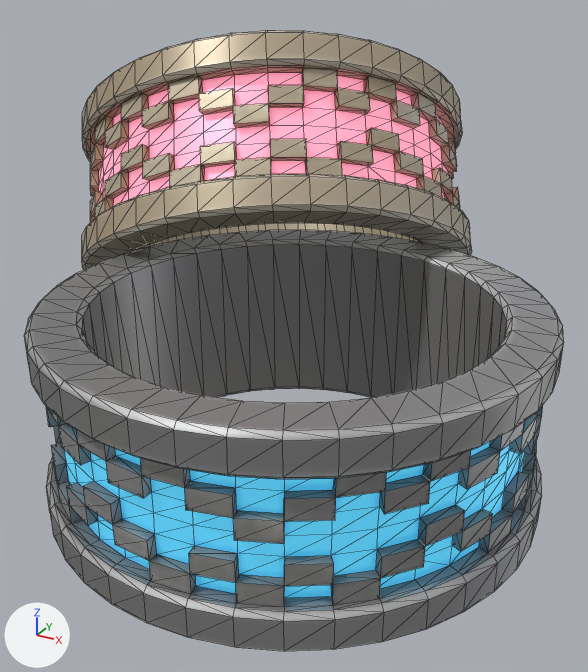
An edit to the glTF model assets/rings.glb, drawn before and after from the same camera.
Both versions are drawn from a 50 mm lens placed at (35.4, -64.4, 48.6), pointed at (-6.3, 11.5, 10.6). The axes (+X, +Y, +Z) are drawn at lower left. The lights are the same throughout. Mesh edges are drawn as thin lines. Where no turn or scale is listed for an object, it has been applied to the vertices. Vertices at the same position are counted once.

Names of what the first picture shows: 'Ring001_Ring1_Mat_0', 'Ring002_Ring2_Mat_0'.
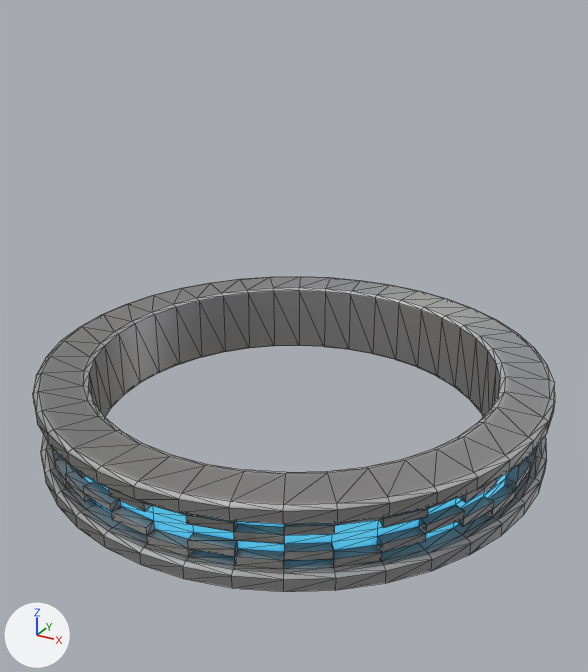
The edits, one by one:
me_ring001_ring1_mat_0 is used by ob_ring001_ring1_mat_0; location (0.0, 0.0, 0.0).
me_ring001_ring1_mat_0 had 1020 vertices, 2200 faces and spanned x -25.0..25.0, y -25.0..25.0, z 0.0..20.0.
me_ring001_ring1_mat_0 now has 1020 vertices, 2200 faces and spans x -25.0..25.0, y -25.0..25.0, z 6.1..13.9.
me_ring001_ring1_mat_0 part 1: the whole mesh is scaled about its middle by (1, 1, 0.385).
me_ring001_ring1_mat_0 part 2: 133 of the faces centred in x -24.1..23.8, y -24.1..24.1, z 0.0..20.0 are now shaded smooth.
Object 'Ring002_Ring2_Mat_0' (ob_ring002_ring2_mat_0) is deleted.

Pixel boxes (x1, y1, x2, y2) of what changed, in the pictures (588 x 672 px; the box of a moved part takes in the faces that stretch with it):
'Ring001_Ring1_Mat_0', mesh rescaled, shading changed (25% shorter): before (24, 230, 564, 651); after (33, 277, 555, 592)
'Ring002_Ring2_Mat_0', deleted: before (82, 31, 472, 269)
part 1 of me_ring001_ring1_mat_0, moved or reshaped: before (24, 230, 564, 651); after (33, 277, 555, 592)
part 2 of me_ring001_ring1_mat_0, shading changed: (429, 505, 465, 524) in both
